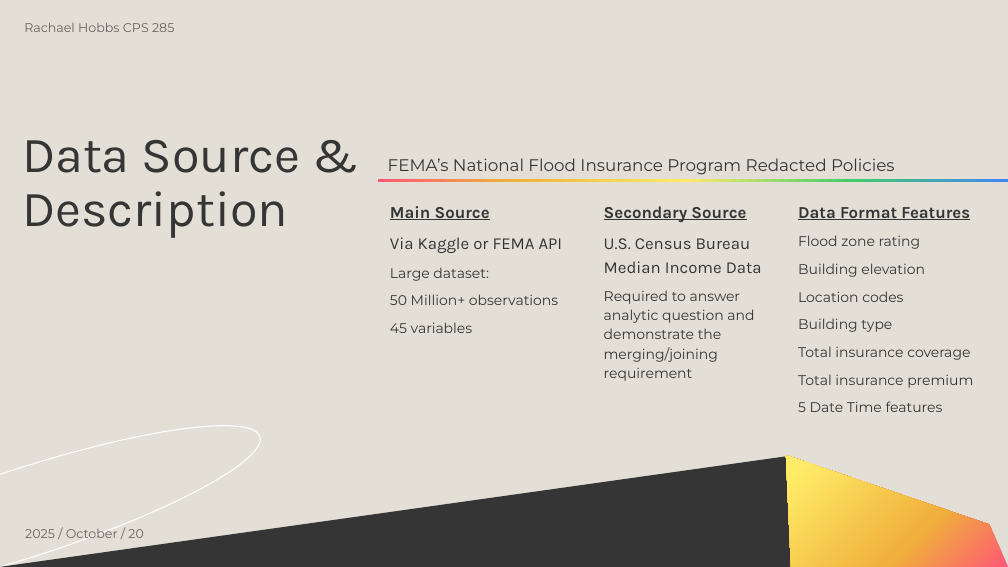
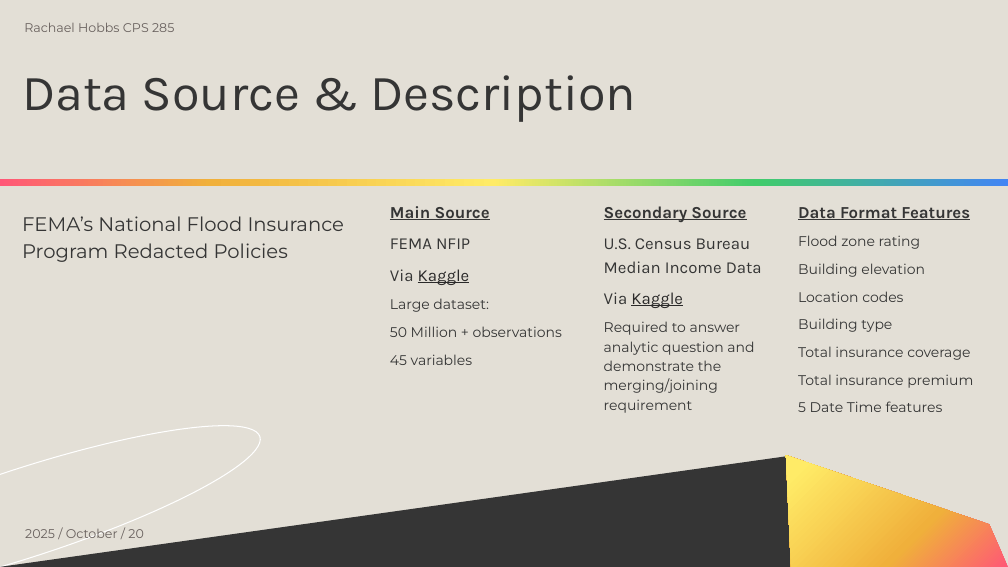
Before and after one commit to Lovjoy/FEMA_NFIP_Flood_Policies_Project, a slide deck: slide 3 of HobbsFEMA-NFIP-Flood-Proposal.pptx. Drawn at 1008x567 pixels with LibreOffice and Linux fonts; fonts in the diff are those of the drawing. Boxes give left, top, right and bottom in pixels: in the first picture for what was removed or moved away, otherwise in the second. Text is boxed around its words. In the diff, an @@ line names an element or a change of style, - is before the commit and + after.

```diff
--- a/HobbsFEMA-NFIP-Flood-Proposal.pptx
+++ b/HobbsFEMA-NFIP-Flood-Proposal.pptx
@@ title "Data Source & Description" rewrapped from (22, 140, 301, 238) to (22, 75, 636, 122) @@
@@ rectangle: place and size @@
-rectangle at (378, 179, 1008, 181)
+rectangle at (0, 179, 1008, 185)
@@ title "FEMA’s National Flood Insurance Program ...": place and size @@
-title "FEMA’s National Flood Insurance Program ..." at (388, 158, 895, 175)
+title "FEMA’s National Flood Insurance Program ..." at (22, 216, 345, 262)
@@ title "FEMA’s National Flood Insurance Program ..." at (22, 216, 345, 262): size 12 to 14 pt @@
@@ title at (390, 238, 470, 249): text changed @@
-Via Kaggle or FEMA API
+FEMA NFIP
+Via Kaggle
@@ title at (604, 292, 683, 308): paragraph added @@
+Via Kaggle
@@ title at (390, 326, 562, 337): spaces changed @@
-50 Million+ observations
+50 Million + observations
```
Also in this commit, not shown: 5 other slides changed.
